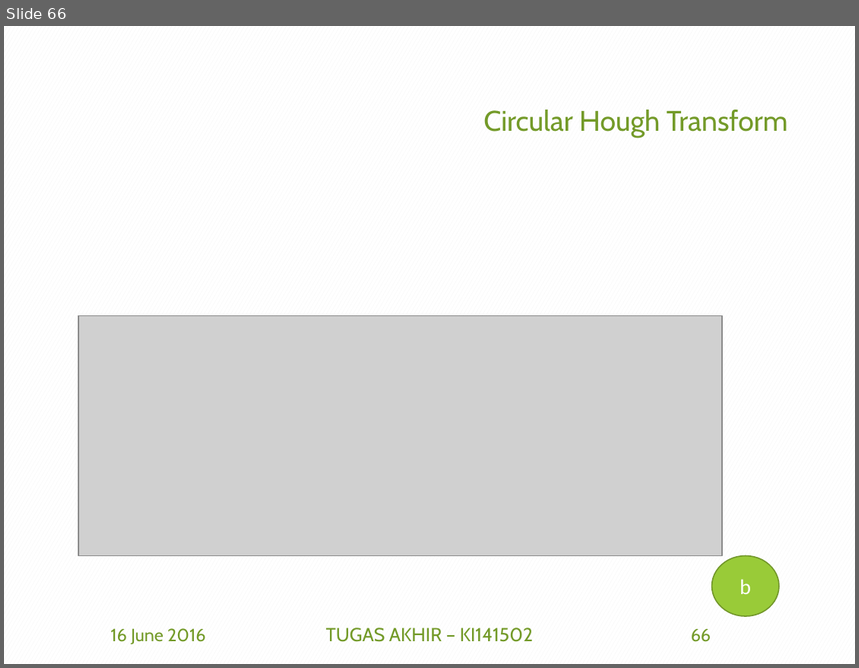
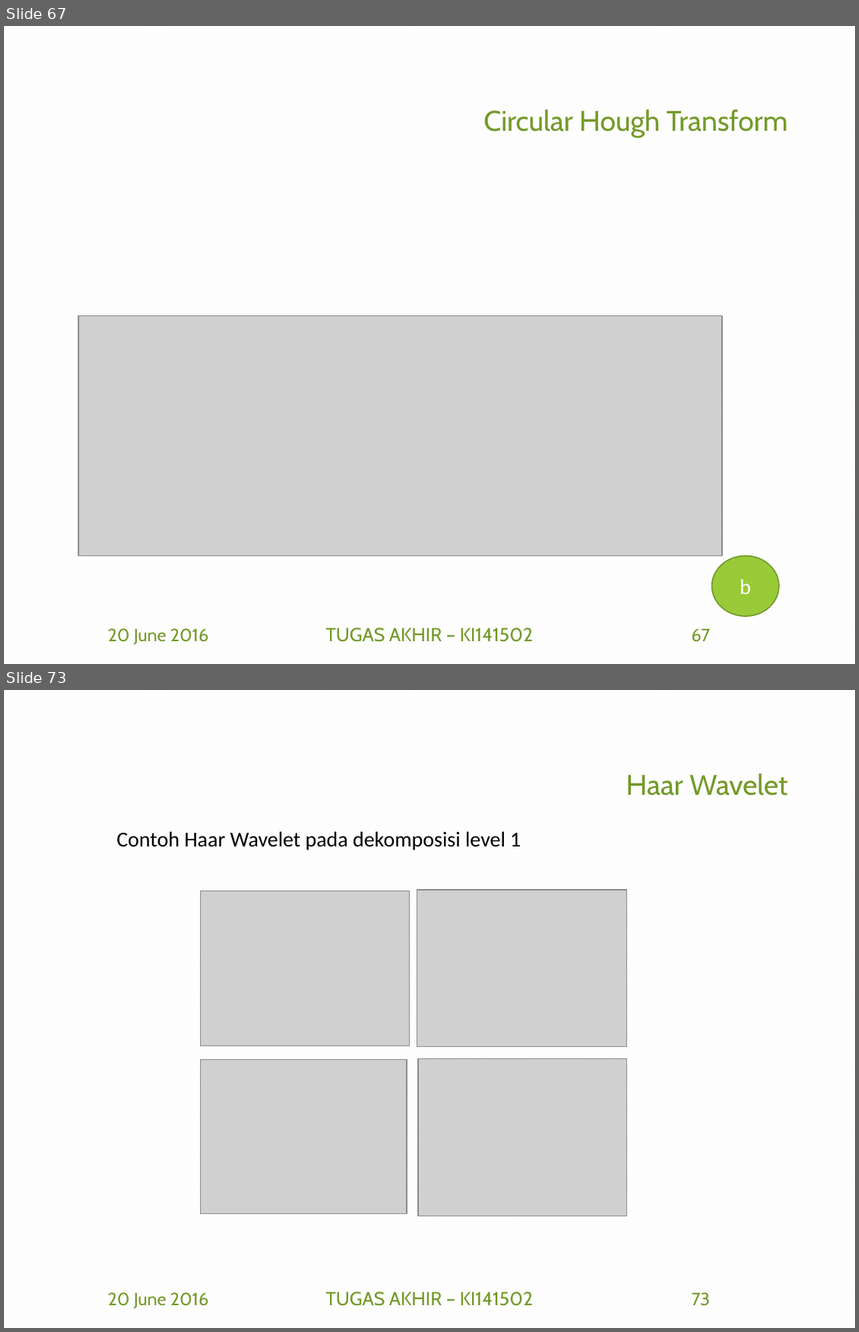
Before and after one commit to afdhalbasith/TA, a slide deck: SiapSidang/5112100153_Afdhal B.pptx. Shown one above the other, each under a label of ours: slide 66 before the commit, slides 67 and 73 after it; the slides between them are not shown. The pictures are 859x668 and 859x1332 pixels, drawn with LibreOffice and Linux fonts; fonts in the diff are those of the drawing; grey boxes stand for pictures; background and template pictures are left out. Boxes give left, top, right and bottom in pixels: in the first picture for what was removed or moved away, otherwise in the second. Text is boxed around its words. In the diff, an @@ line names an element or a change of style, - is before the commit and + after.

```diff
--- a/SiapSidang/5112100153_Afdhal B.pptx
+++ b/SiapSidang/5112100153_Afdhal B.pptx
@@ slide 73 added at [4, 690, 855, 1328], background pattern #F2F2F2 on #FFFFFF @@
@@ title added at [626, 774, 788, 796], 24 pt, text #739A28 @@
+Haar Wavelet
@@ text added at [116, 831, 521, 850], 18 pt, text #000000 @@
+Contoh Haar Wavelet pada dekomposisi level 1
@@ group added at [201, 890, 627, 1216]: 4 pictures @@
@@ text added at [108, 1293, 208, 1309], 15 pt, text #739A28 @@
+20 June 2016
@@ text added at [326, 1292, 533, 1306], 16 pt, text #739A28 @@
+TUGAS AKHIR – KI141502
@@ page number added at [692, 1293, 710, 1306], 15 pt, text #739A28 @@
+73
@@ what was slide 66 is now slide 67 @@
@@ slide 67 changed as well @@
@@ text at [108, 629, 208, 645]: text changed @@
-16 June 2016
+20 June 2016
@@ page number at [692, 629, 711, 642]: text changed @@
-66
+67
```
Also in this commit, not shown: 90 other slides changed, 9 other slides added, 1 other file.
